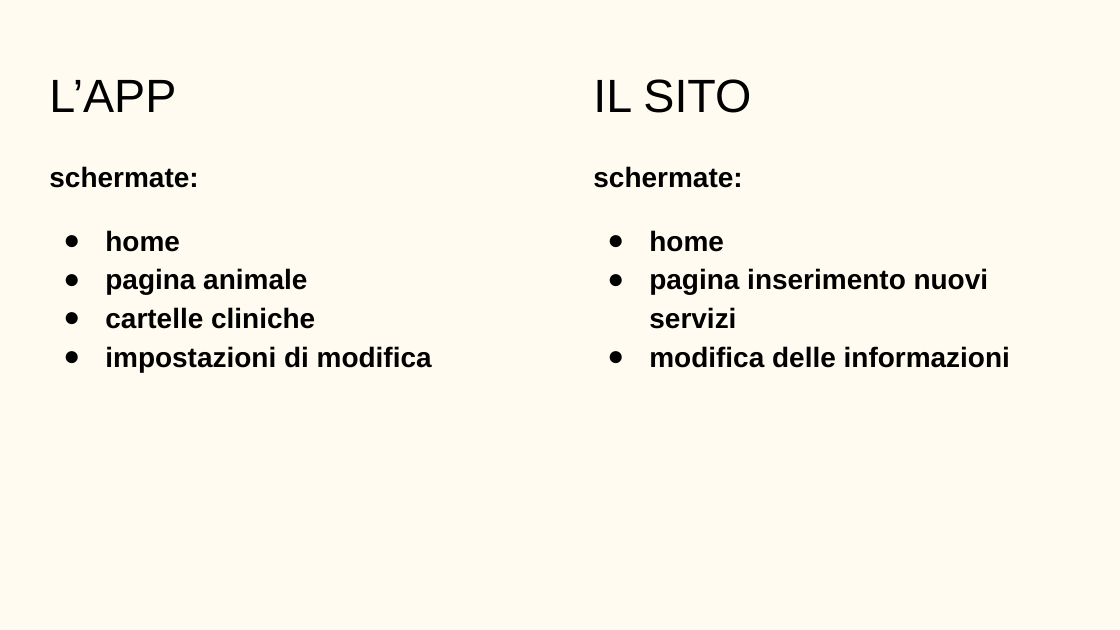
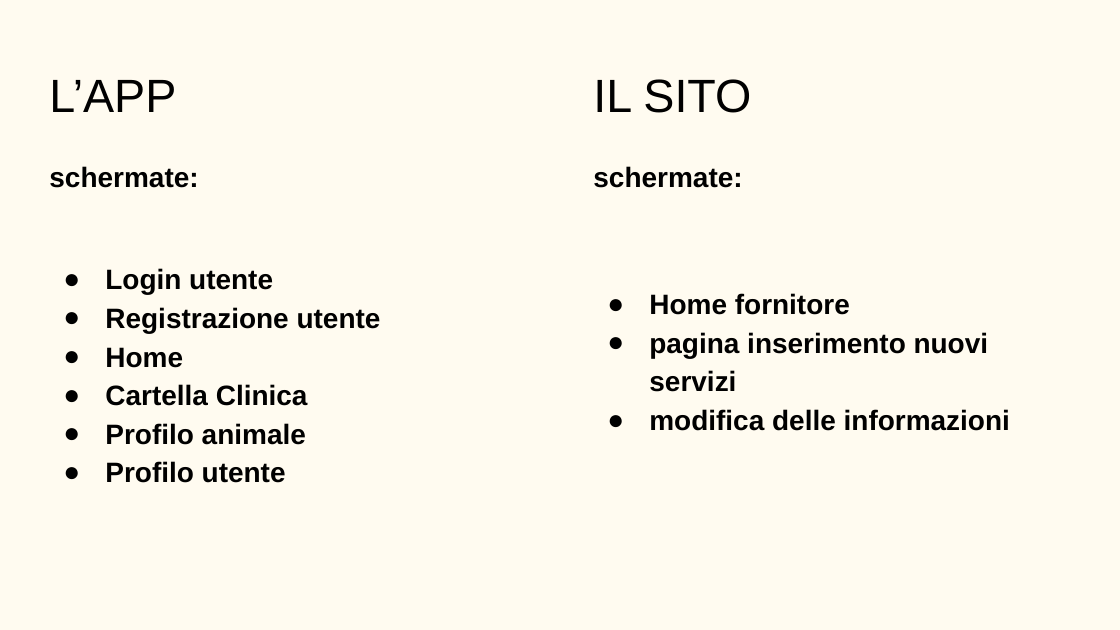
Before and after one commit to Tommiconlai/AppPet, a slide deck: slide 6 of Documenti/Relazione Finale/PP relazione.pptx (slide 5 before the commit). Drawn at 1120x630 pixels with LibreOffice and Linux fonts; fonts in the diff are those of the drawing. Boxes give left, top, right and bottom in pixels: in the first picture for what was removed or moved away, otherwise in the second. Text is boxed around its words. In the diff, an @@ line names an element or a change of style, - is before the commit and + after.

```diff
--- a/Documenti/Relazione Finale/PP relazione.pptx
+++ b/Documenti/Relazione Finale/PP relazione.pptx
@@ text at (x1=105, y1=268, x2=381, y2=483): text changed @@
-● home
-● pagina animale
-● cartelle cliniche
-● impostazioni di modifica
+● Login utente
+● Registrazione utente
+● Home
+● Cartella Clinica
+● Profilo animale
+● Profilo utente
@@ text at (x1=649, y1=293, x2=850, y2=315): text changed @@
-● home
+● Home fornitore
```
Also in this commit, not shown: 1 other slide changed, 1 slide added, 3 other files.
